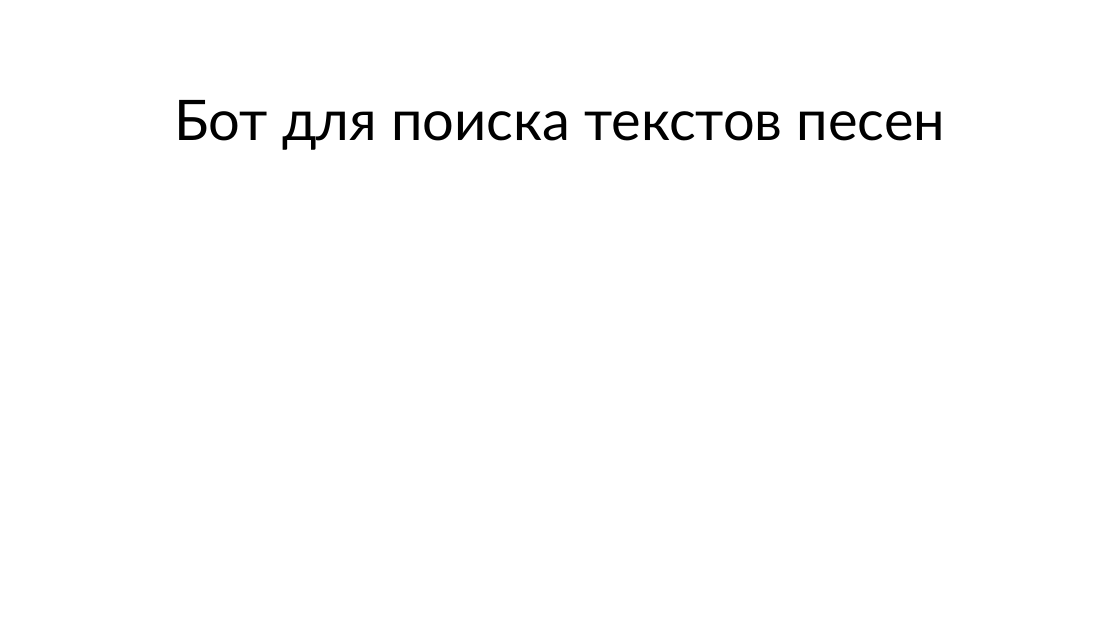
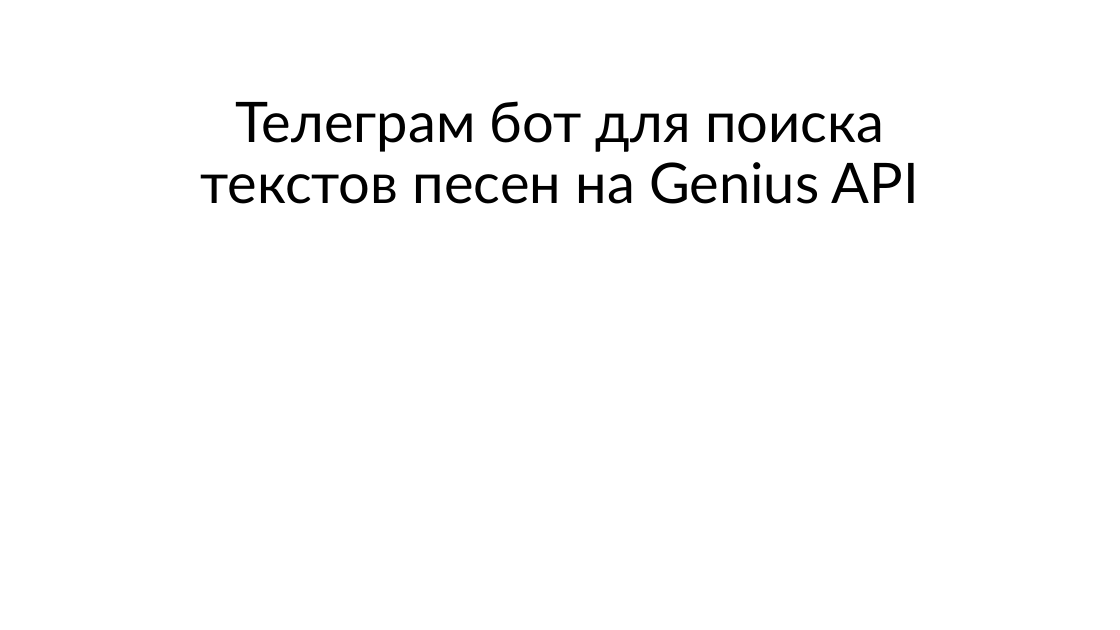
Before and after one commit to Pokusiki/projectS, a slide deck: slide 1 of projectS.pptx. Drawn at 1120x630 pixels with LibreOffice and Linux fonts; fonts in the diff are those of the drawing. Boxes give left, top, right and bottom in pixels: in the first picture for what was removed or moved away, otherwise in the second. Text is boxed around its words. In the diff, an @@ line names an element or a change of style, - is before the commit and + after.

```diff
--- a/projectS.pptx
+++ b/projectS.pptx
@@ title at (201,101,919,204): text changed @@
-Бот для поиска текстов песен
+Телеграм бот для поиска текстов песен на Genius API
```
Also in this commit, not shown: 2 other slides changed, 1 slide added, 1 other file.
